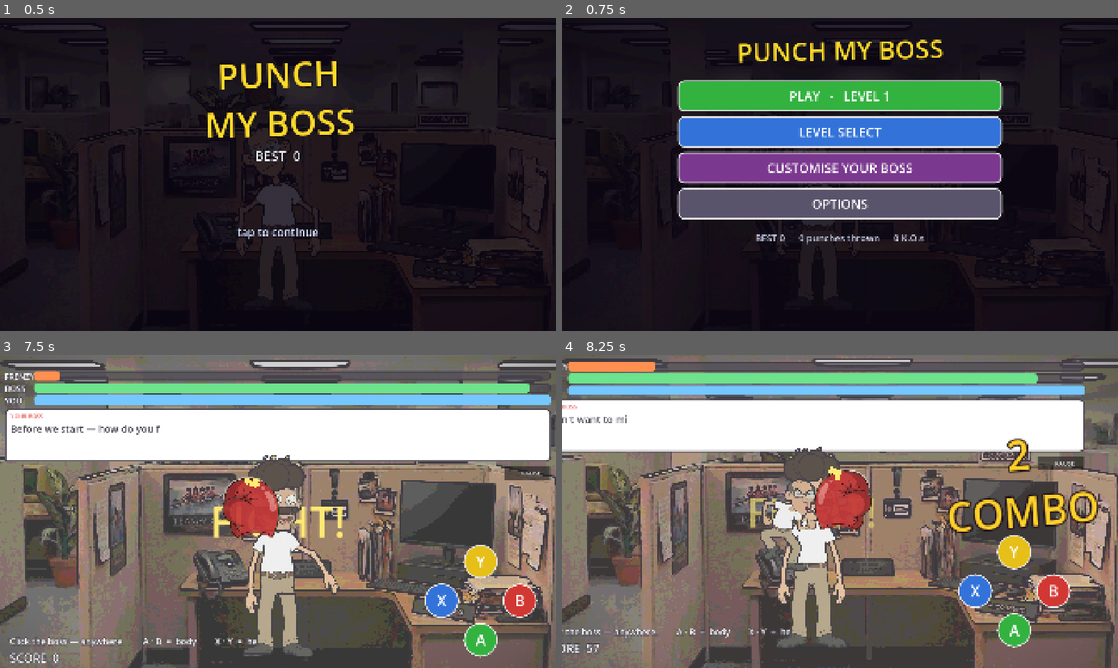
Above: before the commit, frames 1-4 (two rows, left to right).
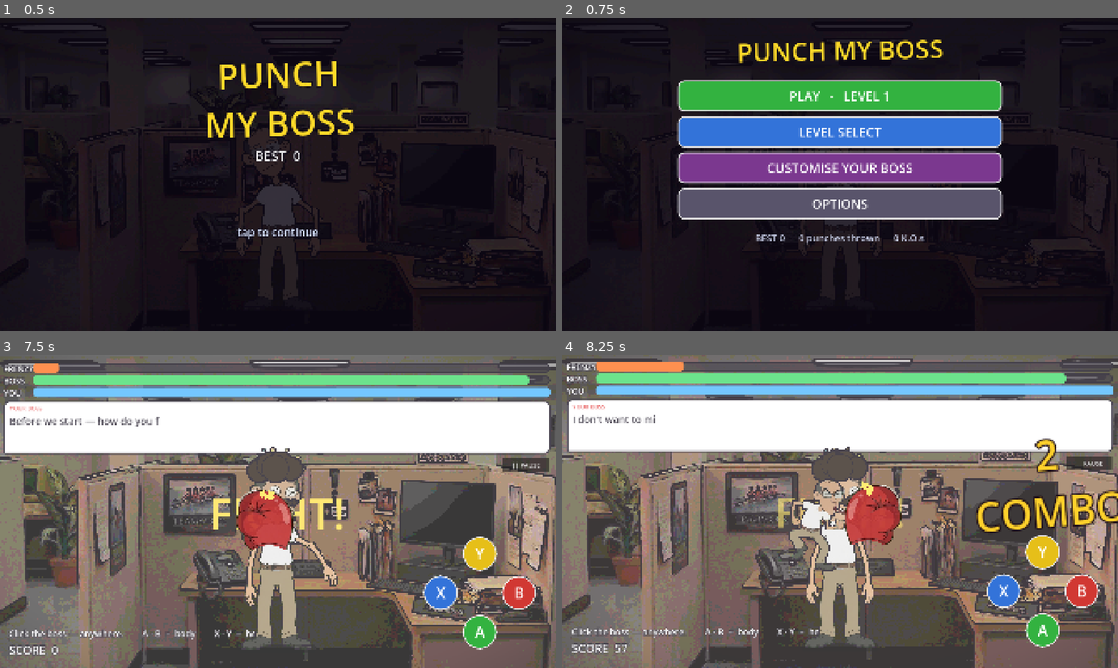
Above: after the commit, the same moments.

Repository: StaraxcreamTM/punch-my-boss-jun-14-2026
Game: Godot game, scene res://scenes/main.tscn
The game is run twice, just before and just after one commit, with the same random seed, the same clock (stepped at 60 frames per second) and the same inputs.
Inputs (mouse positions are in pixels of both pictures, inside the frame that each line leads up to):
- Up to frame 1 (0.5 s): no input
- Up to frame 2 (0.75 s): tap Enter at 0.5 s; move the mouse to (962, 158) at 0.52 s; hold Right from 0.53 s (still down); tap B at 0.6 s; click (962, 158) at 0.67 s
- Up to frame 3 (7.5 s): tap Space at 0.77 s; release Right at 1.25 s; click "NEXT" at 1.25 s; click "NEXT" at 2 s; click "NEXT" at 2.75 s; click "NEXT" at 3.5 s; click "NEXT" at 4.25 s; click "NEXT" at 5 s; click "< BACK" at 5.75 s; click "PLAY - LEVEL 1" at 6.5 s; tap Enter at 7.25 s; move the mouse to (166, 527) at 7.27 s; hold Down from 7.28 s (still down); tap X at 7.35 s
- Up to frame 4 (8.25 s): tap Space at 7.52 s; move the mouse to (895, 442) at 8.02 s; release Down at 8.03 s; hold Right from 8.03 s (still down); tap Y at 8.1 s

Frame 1 is identical in both runs. In frame 2, 0.2% of the frame differs, in the area x 38-58%, y 41-76%; in frame 3, 23%, in the area x 0-100%, y 2-99%; in frame 4, 19%.

Commit message:
v0.41: holdable dodges (Big Boy Boxing technique)
Dodges were tap-only; now they are holdable to reward staying mobile, per the
research (they removed blocking and made dodges fluid/holdable).

- Press an arrow / D-pad direction: snap into the lean (cartoon-fast, EXPO) and
  STAY evading. While held, the evade window stays topped up so the lean covers
  the whole attack. Release: spring back.
- Direction still matters at the strike frame: the held direction is what
  _resolve_attack checks, so holding the wrong way (ducking an uppercut,
  leaning aside from an overhead, ducking a barge) still eats the hit.
- Input restructured to handle key-up, not just key-down. New rig verbs
  dodge_hold(dir)/dodge_release() sustain the lean rather than the one-shot
  dodge() tween.

Verified via the --nomenu harness path: the held-dodge press/release cycle
runs through combat without errors and the exchange resolves normally.

Co-Authored-By: Claude Opus 4.8 (1M context) <noreply@anthropic.com>

Diff:
--- a/game/scripts/boss_rig.gd
+++ b/game/scripts/boss_rig.gd
@@ -381,6 +381,32 @@
 	pose({"chest": -0.20 * s, "head": -0.25 * s}, 0.13, 0.10, 0.30)
 
 
+# Holdable dodge: snap into the lean and STAY there until released. The Big Boy
+# Boxing research removed blocking and made dodges fluid and holdable to reward
+# fast movement - this is that. Snap in fast (cartoon timing), no return.
+func dodge_hold(dir: int) -> void:
+	var s := float(dir)
+	var tb := create_tween()
+	tb.set_parallel(true)
+	if dir == 0:
+		tb.tween_property(self, "body_pos", Vector2(0.0, 96.0), 0.08) \
+			.set_trans(Tween.TRANS_EXPO).set_ease(Tween.EASE_OUT)
+		pose({"thighL": 0.4, "thighR": -0.4, "shinL": -0.6, "shinR": 0.6, "spine": 0.12}, 0.08)
+	else:
+		tb.tween_property(self, "body_pos", Vector2(165.0 * s, 12.0), 0.08) \
+			.set_trans(Tween.TRANS_EXPO).set_ease(Tween.EASE_OUT)
+		tb.tween_property(self, "body_rot", 0.24 * s, 0.08).set_trans(Tween.TRANS_EXPO)
+		pose({"chest": -0.24 * s, "head": -0.28 * s, "hip": 0.10 * s}, 0.08)
+
+func dodge_release() -> void:
+	var tb := create_tween()
+	tb.set_parallel(true)
+	tb.tween_property(self, "body_pos", Vector2.ZERO, 0.22).set_trans(Tween.TRANS_BACK).set_ease(Tween.EASE_OUT)
+	tb.tween_property(self, "body_rot", 0.0, 0.22).set_trans(Tween.TRANS_BACK).set_ease(Tween.EASE_OUT)
+	pose({"chest": 0.0, "head": 0.0, "hip": 0.0, "spine": 0.0,
+		"thighL": 0.0, "thighR": 0.0, "shinL": 0.0, "shinR": 0.0}, 0.22)
+
+
 # --- REACTIONS (Looney Tunes) ----------------------------------------------
 
 # Standard flinch: head snaps aside, torso rocks, arms fly out.
--- a/game/scripts/main.gd
+++ b/game/scripts/main.gd
@@ -191,6 +191,7 @@
 var player_hp: float = 100.0
 var _dodge_time: float = 0.0
 var _dodge_dir: int = 0       # -1 left, +1 right, 0 duck
+var _dodge_holding: bool = false
 const DODGE_WINDOW := 0.40
 var _player_bar: Panel
 
@@ -639,14 +640,22 @@
 	if event is InputEventKey or event is InputEventMouseButton 			or event is InputEventScreenTouch or event is InputEventJoypadButton:
 		_kick_music()
 	if event is InputEventKey:
+		# Dodge keys are HOLDABLE: begin the dodge on press, release on key-up.
+		# Handled outside the press-only block so key-up is seen.
+		if not event.echo:
+			match event.keycode:
+				KEY_LEFT:
+					_dodge_press(-1) if event.pressed else _dodge_lift(-1)
+				KEY_RIGHT:
+					_dodge_press(1) if event.pressed else _dodge_lift(1)
+				KEY_DOWN:
+					_dodge_press(0) if event.pressed else _dodge_lift(0)
 		if event.pressed and not event.echo:
 			match event.keycode:
 				KEY_A: _press("A")
 				KEY_B: _press("B")
 				KEY_X: _press("X")
 				KEY_Y: _press("Y")
-				# Dodging: arrows / WSD. Left and right slip the punch, down
-				# ducks (which the uppercut punishes).
 				KEY_M: toggle_music()
 				# Customisation: skin / hair / moustache.
 				KEY_K: cycle_look("skin")
@@ -656,19 +665,20 @@
 				KEY_2: _pick_difficulty(Difficulty.DEFENSIVE)
 				KEY_3: _pick_difficulty(Difficulty.BRAWLER)
 				KEY_SPACE, KEY_ENTER: _advance_screen()
-				KEY_LEFT: _dodge(-1)
-				KEY_RIGHT: _dodge(1)
-				KEY_DOWN: _dodge(0)
 	elif event is InputEventJoypadButton:
+		match event.button_index:
+			JOY_BUTTON_DPAD_LEFT:
+				_dodge_press(-1) if event.pressed else _dodge_lift(-1)
+			JOY_BUTTON_DPAD_RIGHT:
+				_dodge_press(1) if event.pressed else _dodge_lift(1)
+			JOY_BUTTON_DPAD_DOWN:
+				_dodge_press(0) if event.pressed else _dodge_lift(0)
 		if event.pressed:
 			match event.button_index:
 				JOY_BUTTON_A: _press("A")
 				JOY_BUTTON_B: _press("B")
 				JOY_BUTTON_X: _press("X")
 				JOY_BUTTON_Y: _press("Y")
-				JOY_BUTTON_DPAD_LEFT: _dodge(-1)
-				JOY_BUTTON_DPAD_RIGHT: _dodge(1)
-				JOY_BUTTON_DPAD_DOWN: _dodge(0)
 	elif event is InputEventMouseButton:
 		# Touches arrive here too via Godot's emulate_mouse_from_touch.
 		if event.button_index == MOUSE_BUTTON_LEFT:
@@ -958,7 +968,11 @@
 	var lean := 0.0
 	var tint := Color(1, 1, 1)
 	_state_time -= delta
-	if _dodge_time > 0.0:
+	# While a dodge key is held the evade window stays full, so a held lean
+	# covers the whole attack - the "holdable dodge" that rewards staying mobile.
+	if _dodge_holding:
+		_dodge_time = DODGE_WINDOW
+	elif _dodge_time > 0.0:
 		_dodge_time -= delta
 	match _state:
 		BossState.GUARD:
@@ -1119,18 +1133,32 @@
 	if rig_anim != null:
 		rig_anim.unblock()
 
-# Player dodge. Brief invulnerability window; direction matters against the
-# uppercut, which punishes ducking.
-func _dodge(dir: int) -> void:
-	if _koing:
-		return
+# Holdable dodge. Press to snap into the lean and STAY evading while held;
+# release to spring back. Direction matters at the strike frame - the uppercut
+# punishes ducking, the overhead must be ducked, the barge must be sidestepped
+# (see _resolve_attack). Holding the wrong way when the attack lands = a hit.
+func _dodge_press(dir: int) -> void:
+	if _koing or phase != Phase.FIGHT:
+		return
+	_dodge_holding = true
+	_dodge_dir = dir
 	_dodge_time = DODGE_WINDOW
-	_dodge_dir = dir
-	# The camera leans opposite the dodge so it reads as the player moving.
-	var shift := Vector2(-90.0 * float(dir), 30.0 if dir == 0 else 0.0)
+	if rig_anim != null:
+		rig_anim.dodge_hold(dir)
+	# Camera leans opposite so it reads as the player slipping.
+	var shift := Vector2(-90.0 * float(dir), 34.0 if dir == 0 else 0.0)
 	var tw := create_tween()
-	tw.tween_property(safe, "position", shift, 0.10).set_trans(Tween.TRANS_QUAD)
-	tw.tween_property(safe, "position", Vector2.ZERO, 0.24).set_trans(Tween.TRANS_BACK)
+	tw.tween_property(safe, "position", shift, 0.09).set_trans(Tween.TRANS_EXPO).set_ease(Tween.EASE_OUT)
+
+func _dodge_lift(dir: int) -> void:
+	# Only the currently-held direction releases (ignoring the other arrow).
+	if not _dodge_holding or dir != _dodge_dir:
+		return
+	_dodge_holding = false
+	if rig_anim != null:
+		rig_anim.dodge_release()
+	var tw := create_tween()
+	tw.tween_property(safe, "position", Vector2.ZERO, 0.22).set_trans(Tween.TRANS_BACK)
 
 func _set_player_hp(v: float) -> void:
 	player_hp = clampf(v, 0.0, player_hp_max)
@@ -1727,13 +1755,17 @@
 		3:
 			_punch(true, false)                  # body
 		4:
-			_dodge(-1)
+			# Hold a dodge for a beat, then release (exercises the holdable path).
+			_dodge_press(-1)
+			get_tree().create_timer(0.5).timeout.connect(func() -> void: _dodge_lift(-1))
 		5:
 			_punch(false, false)
 		6:
-			_dodge(1)
+			_dodge_press(1)
+			get_tree().create_timer(0.5).timeout.connect(func() -> void: _dodge_lift(1))
 		7:
-			_dodge(0)
+			_dodge_press(0)
+			get_tree().create_timer(0.4).timeout.connect(func() -> void: _dodge_lift(0))
 			cycle_look("skin")
 			cycle_look("hair")
 			cycle_look("moustache")
